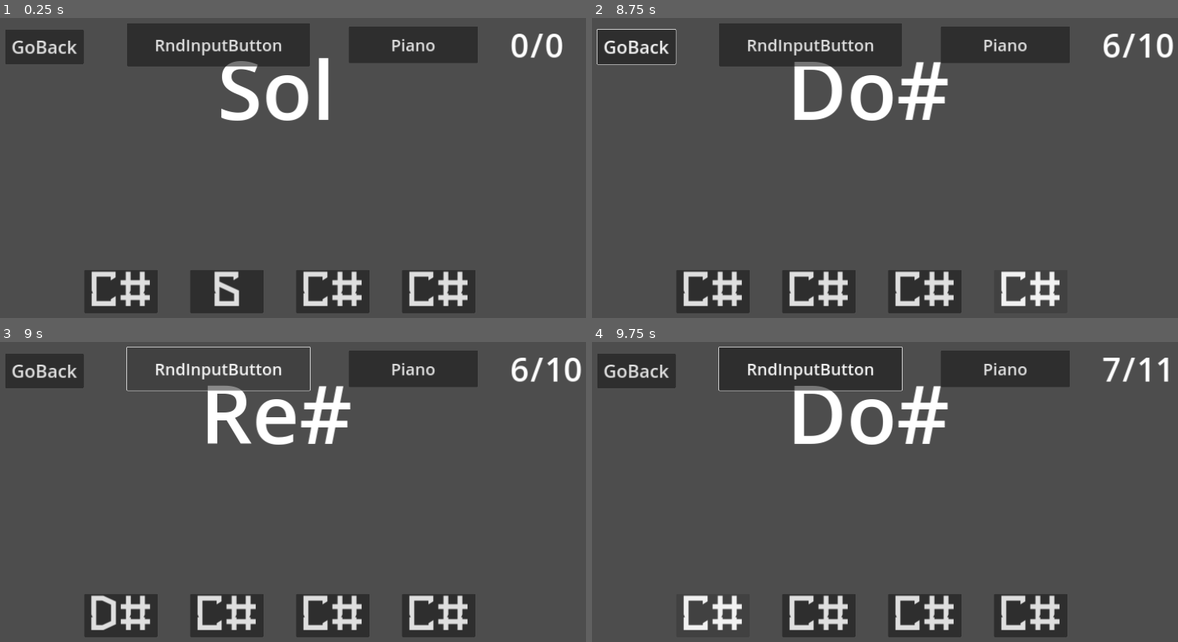
Above: before the commit, frames 1-4 (two rows, left to right).
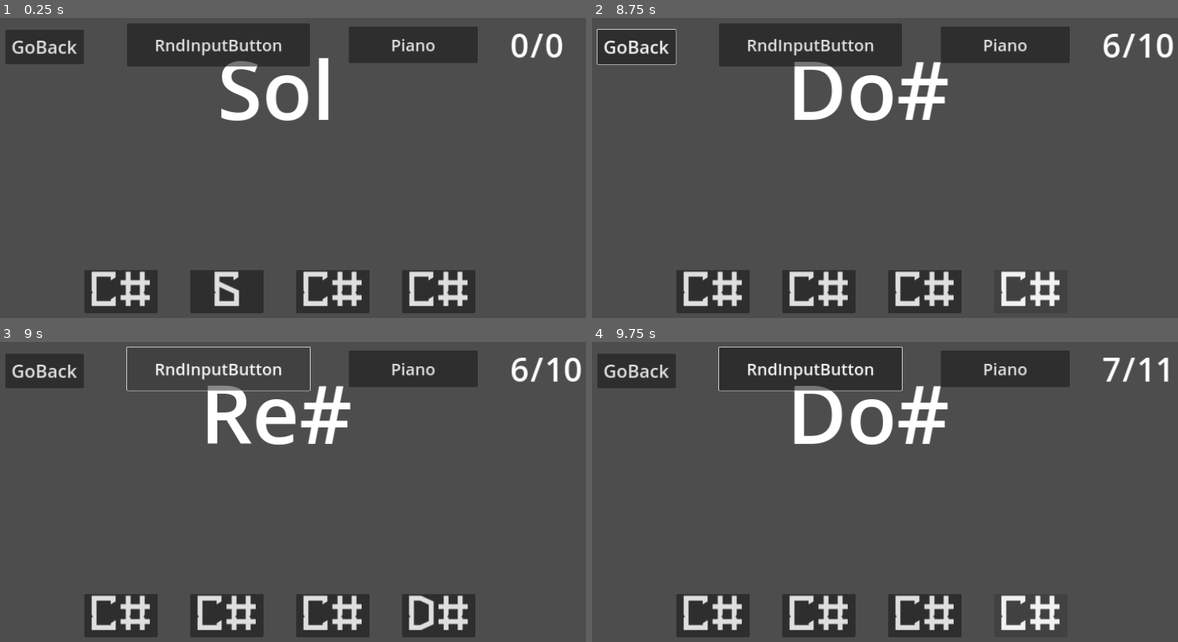
Above: after the commit, the same moments.

Repository: zur11/music_app_backup_1
Game: Godot game, scene res://game_screen/game_screen_theme_2.tscn
Same seed, same stepped clock (60 frames per second), same inputs: the game is played once before the commit and once after it. This scene is started directly instead of the project's main scene.
Inputs:
- Up to frame 1 (0.25 s): no input
- Up to frame 2 (8.75 s): click "GoBack" at 0.5 s; click "C#" at 1.25 s; click "G" at 2 s; click "C#" at 2.75 s; click "C#" at 3.5 s; click "F#" at 4.25 s; click "F" at 5 s; click "G#" at 5.75 s; click "B" at 6.5 s; click "A" at 7.25 s; click "C#" at 8 s
- Up to frame 3 (9 s): click "RndInputButton" at 8.75 s
- Up to frame 4 (9.75 s): click "D#" at 9.5 s

Frames 1-2 are identical in both runs. In frame 3, 0.4% of the frame differs, in the area x 15-80%, y 84-97%; in frame 4, less than 0.1%.
Error in both runs: Assertion failed: There is no container with these name: ScreenContainer (res://global_systems/scene_manager_system/system/scene_manager_system.gd:23)

Commit message:
1drft getiing out history from scnmnger to hstmngr

Diff:
--- /dev/null
+++ b/global_systems/scene_manager_system/system/history_manager.gd
@@ -0,0 +1,27 @@
+class_name HistoryManager extends Resource
+
+var _scene_history : Array = []
+var _previous_instanced_scene : Node
+
+var _theme = "theme_1"
+
+func add_new_scene(instantiated_scene_to_go):
+	_scene_history.push_back(instantiated_scene_to_go.scene_file_path)
+	_previous_instanced_scene = _get_previous_instance_scene()
+
+func remove_last_scene():
+	_scene_history.pop_back()
+	_previous_instanced_scene = _get_previous_instance_scene()
+
+func update_themes(new_theme):
+	for ii in _scene_history.size():
+		_scene_history[ii] = _scene_history[ii].trim_suffix(_theme + ".tscn") + new_theme + ".tscn"
+	_previous_instanced_scene = _get_previous_instance_scene()
+	_theme = new_theme
+
+func _get_previous_instance_scene() -> Node:
+	print(_scene_history)
+	return load(_scene_history[-2]).instantiate() if _scene_history.size() > 1 else null
+
+func _get_current_instantiated_scene() -> Node:
+	return load(_scene_history[-1]).instantiate()
--- a/global_systems/scene_manager_system/system/scene_manager.gd
+++ b/global_systems/scene_manager_system/system/scene_manager.gd
@@ -3,57 +3,76 @@
 var _async_loader = AsyncLoader.new()
 var _container: Node2D
 
-var _previous_instanced_scene : Node
+var _history_manager:= HistoryManager.new()
 
-var _scene_history : Array
-
-var _theme = "theme_1"
+#var _scene_history : Array = []
+#var _previous_instanced_scene : Node
+#
+#var _theme = "theme_1"
 
 func _change_scene(instanced_scene_to_go: Node):
 	for child in _container.get_children():
 		self.remove_child(child)
 		await get_tree().process_frame
-		child.call_deferred("free")
+		child.free()
 	_container.add_child(instanced_scene_to_go)
 
 func goto_scene(instantiated_scene_to_go: Node):
-	_validate_scene_to_go(instantiated_scene_to_go)
+	if _validate_scene_to_go(instantiated_scene_to_go): return
+
+	_history_manager.add_new_scene(instantiated_scene_to_go)
+#	_scene_history.push_back(instantiated_scene_to_go.scene_file_path)
+#	_previous_instanced_scene = _get_previous_instance_scene()
 
 	_change_scene(instantiated_scene_to_go)
-
-	_scene_history.push_back(instantiated_scene_to_go.scene_file_path)
-
-	_previous_instanced_scene = load(_scene_history[-2]).instantiate() if _scene_history.size() > 1 else null
 
 func _validate_scene_to_go(instantiated_scene_to_go: Node) -> bool:
 	if instantiated_scene_to_go == null:
 		push_error("Trying to goto_scene to a Null Scene")
 		return true
-	if instantiated_scene_to_go.scene_file_path == _scene_history.back():
-		push_warning("Trying to goto_scene to A Scene same as Previous Scene")
+	if _history_manager._scene_history.size() > 0 and instantiated_scene_to_go.scene_file_path == _history_manager._scene_history.back():
+		#push_warning("Trying to goto_scene to A Scene same as Previous Scene")
 		return true
 	return false
 
 func goto_previous_scene():
-	if !_previous_instanced_scene : return
-	_change_scene(_previous_instanced_scene)
+	if !_history_manager._previous_instanced_scene : return
+	var instantiated_scene_to_go = _history_manager._previous_instanced_scene
 
-	_scene_history.pop_back()
+#	_scene_history.pop_back()
+#	_previous_instanced_scene = _get_previous_instance_scene()
+	_history_manager.remove_last_scene()
 
-	_previous_instanced_scene = load(_scene_history[-2]).instantiate() if _scene_history.size() > 1 else null
+	_change_scene(instantiated_scene_to_go)
 
 func update_theme(new_theme: String):
 
-	for ii in _scene_history.size():
-		_scene_history[ii] = _scene_history[ii].trim_suffix(_theme + ".tscn") + new_theme + ".tscn"
+#	for ii in _scene_history.size():
+#		_scene_history[ii] = _scene_history[ii].trim_suffix(_theme + ".tscn") + new_theme + ".tscn"
+#	_previous_instanced_scene = _get_previous_instance_scene()
+#	_theme = new_theme
+	_history_manager.update_themes(new_theme)
 
-	_previous_instanced_scene = load(_scene_history[-2]).instantiate() if _scene_history.size() > 1 else null
+	self._change_scene(_history_manager._get_current_instantiated_scene())
 
-	_theme = new_theme
+#func _get_previous_instance_scene() -> Node:
+#	return load(_scene_history[-2]).instantiate() if _scene_history.size() > 1 else null
+#
+#func _get_current_instantiated_scene() -> Node:
+#	return load(_scene_history[-1]).instantiate()
 
-	self._change_scene(load(_scene_history[-1]).instantiate())
 
+
+
+
+
+
+
+
+
+#------------------------------
 #FUNCTIONS FOR THREADED LOADING
+#------------------------------
 func async_load(scene_urls: Array):
 	await _async_loader.load_scenes(scene_urls)
 
